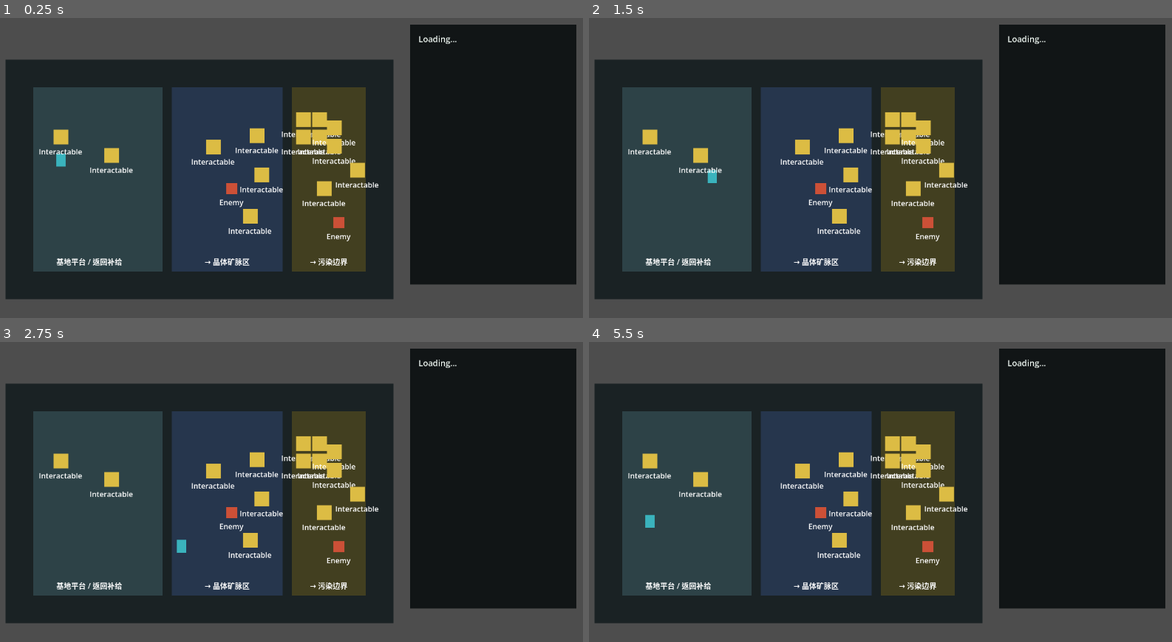
Above: before the commit, frames 1-4 (two rows, left to right).
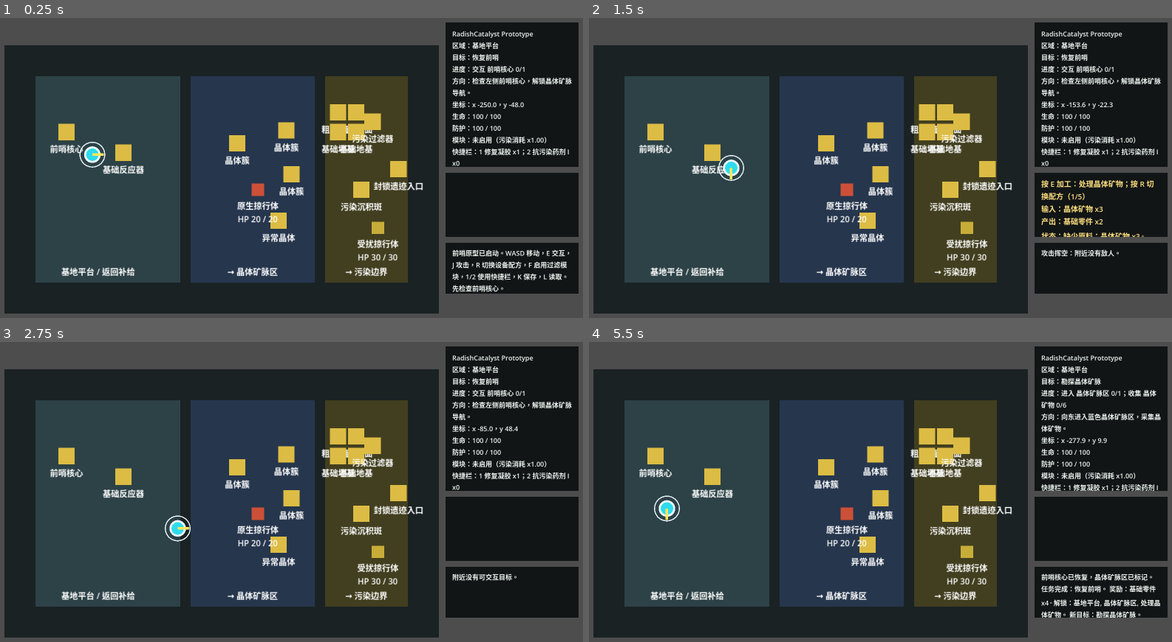
Above: after the commit, the same moments.

Repository: laugh0608/RadishCatalyst
Game: Godot game, scene res://scenes/boot/Boot.tscn
Same seed, same stepped clock (60 frames per second), same inputs: the game is played once before the commit and once after it.
Inputs:
- Up to frame 1 (0.25 s): no input
- Up to frame 2 (1.5 s): tap Enter at 0.5 s; hold D (move_right) 0.53-1.28 s; tap E (interact) at 0.6 s; hold S (move_down) from 1.28 s (still down); tap J (attack) at 1.35 s
- Up to frame 3 (2.75 s): tap E (interact) at 1.55, 2.3 s; release S (move_down) at 2.03 s; hold D (move_right) from 2.03 s (still down); tap R (cycle_recipe) at 2.1 s
- Up to frame 4 (5.5 s): release D (move_right) at 2.78 s; hold W (move_up) 2.78-3.53 s; tap E (interact) at 2.85, 3.8, 4.55, 5.3 s; hold A (move_left) 3.53-5.03 s; tap F (toggle_module) at 3.6 s; tap 1 (use_quick_slot_1) at 4.35 s; hold S (move_down) from 5.03 s (still down); tap 2 (use_quick_slot_2) at 5.1 s

The runs differ from the first frame. In frame 1, 34% of the frame differs, in the area x 0-100%, y 1-99%; in frame 2, 35%; in frame 3, 34%; in frame 4, 35%.
Error before the commit: Parse Error: Cannot infer the type of "should_enable" variable because the value doesn't have a set type. (res://scripts/map/vertical_slice_map.gd:96)

Commit message:
fix: 改善原型角色移动与 HUD 显示

Diff:
--- a/client/project.godot
+++ b/client/project.godot
@@ -17,8 +17,8 @@
 
 [display]
 
-window/size/viewport_width=1280
-window/size/viewport_height=720
+window/size/viewport_width=1600
+window/size/viewport_height=900
 
 [input]
 
--- a/client/scenes/actors/Player.tscn
+++ b/client/scenes/actors/Player.tscn
@@ -9,18 +9,12 @@
 radius = 34.0
 
 [node name="Player" type="CharacterBody2D"]
+z_index = 80
 script = ExtResource("1_player")
 
 [node name="CollisionShape2D" type="CollisionShape2D" parent="."]
 shape = SubResource("CircleShape2D_body")
 
-[node name="Sprite" type="ColorRect" parent="."]
-offset_left = -10.0
-offset_top = -14.0
-offset_right = 10.0
-offset_bottom = 14.0
-color = Color(0.227451, 0.701961, 0.741176, 1)
-
 [node name="InteractionRange" type="Area2D" parent="."]
 
 [node name="CollisionShape2D" type="CollisionShape2D" parent="InteractionRange"]
--- a/client/scenes/game/GameRoot.tscn
+++ b/client/scenes/game/GameRoot.tscn
@@ -8,6 +8,7 @@
 script = ExtResource("1_game_root")
 
 [node name="VerticalSliceMap" parent="." instance=ExtResource("2_map")]
-position = Vector2(440, 360)
+position = Vector2(610, 450)
+scale = Vector2(1.4, 1.4)
 
 [node name="PrototypeHud" parent="." instance=ExtResource("3_hud")]
--- a/client/scenes/maps/VerticalSliceMap.tscn
+++ b/client/scenes/maps/VerticalSliceMap.tscn
@@ -61,7 +61,7 @@
 horizontal_alignment = 1
 
 [node name="Player" parent="." instance=ExtResource("2_player")]
-position = Vector2(-300, -42)
+position = Vector2(-250, -48)
 
 [node name="Interactables" type="Node2D" parent="."]
 
--- a/client/scenes/ui/PrototypeHud.tscn
+++ b/client/scenes/ui/PrototypeHud.tscn
@@ -15,38 +15,59 @@
 [node name="PrototypeHud" type="CanvasLayer"]
 script = ExtResource("1_hud")
 
-[node name="PanelBackground" type="ColorRect" parent="."]
+[node name="StatusPanel" type="ColorRect" parent="."]
 anchor_left = 1.0
 anchor_right = 1.0
 offset_left = -384.0
 offset_top = 24.0
 offset_right = -24.0
-offset_bottom = 588.0
+offset_bottom = 416.0
 color = Color(0.0352941, 0.054902, 0.0588235, 0.88)
+clip_contents = true
 
-[node name="StatusLabel" type="Label" parent="PanelBackground"]
+[node name="StatusLabel" type="Label" parent="StatusPanel"]
 offset_left = 18.0
 offset_top = 18.0
 offset_right = 342.0
-offset_bottom = 306.0
+offset_bottom = 370.0
 text = "Loading..."
 label_settings = SubResource("LabelSettings_status")
 autowrap_mode = 3
 
-[node name="PromptLabel" type="Label" parent="PanelBackground"]
+[node name="PromptPanel" type="ColorRect" parent="."]
+anchor_left = 1.0
+anchor_right = 1.0
+offset_left = -384.0
+offset_top = 432.0
+offset_right = -24.0
+offset_bottom = 606.0
+color = Color(0.0352941, 0.054902, 0.0588235, 0.88)
+clip_contents = true
+
+[node name="PromptLabel" type="Label" parent="PromptPanel"]
 offset_left = 18.0
-offset_top = 330.0
+offset_top = 14.0
 offset_right = 342.0
-offset_bottom = 468.0
+offset_bottom = 158.0
 text = ""
 label_settings = SubResource("LabelSettings_prompt")
 autowrap_mode = 3
 
-[node name="LogLabel" type="Label" parent="PanelBackground"]
+[node name="LogPanel" type="ColorRect" parent="."]
+anchor_left = 1.0
+anchor_right = 1.0
+offset_left = -384.0
+offset_top = 622.0
+offset_right = -24.0
+offset_bottom = 760.0
+color = Color(0.0352941, 0.054902, 0.0588235, 0.88)
+clip_contents = true
+
+[node name="LogLabel" type="Label" parent="LogPanel"]
 offset_left = 18.0
-offset_top = 496.0
+offset_top = 14.0
 offset_right = 342.0
-offset_bottom = 560.0
+offset_bottom = 122.0
 text = ""
 label_settings = SubResource("LabelSettings_status")
 autowrap_mode = 3
--- a/client/scripts/actors/player_controller.gd
+++ b/client/scripts/actors/player_controller.gd
@@ -1,7 +1,14 @@
 extends CharacterBody2D
 class_name PlayerController
 
+const BODY_COLOR := Color(0.18, 0.86, 0.93, 1.0)
+const BODY_OUTLINE_COLOR := Color(0.93, 0.98, 1.0, 1.0)
+const DIRECTION_COLOR := Color(1.0, 0.9, 0.36, 1.0)
+
 @export var move_speed: float = 180.0
+
+var facing_direction := Vector2.RIGHT
+var block_positive_x_until_release := false
 
 signal interaction_requested
 signal attack_requested
@@ -12,13 +19,28 @@
 signal load_requested
 
 
+func _ready() -> void:
+	z_index = 80
+	queue_redraw()
+
+
 func _physics_process(_delta: float) -> void:
 	var input_vector := Input.get_vector("move_left", "move_right", "move_up", "move_down")
 	if input_vector == Vector2.ZERO:
 		input_vector = _get_keyboard_fallback_vector()
+	else:
+		facing_direction = input_vector.normalized()
+	if block_positive_x_until_release:
+		if input_vector.x <= 0.0:
+			block_positive_x_until_release = false
+		else:
+			input_vector.x = 0.0
 
 	velocity = input_vector * move_speed
 	move_and_slide()
+	if input_vector != Vector2.ZERO:
+		facing_direction = input_vector.normalized()
+		queue_redraw()
 
 	if Input.is_action_just_pressed("interact"):
 		interaction_requested.emit()
@@ -38,6 +60,30 @@
 		load_requested.emit()
 
 
+func _draw() -> void:
+	draw_circle(Vector2.ZERO, 16.0, BODY_OUTLINE_COLOR)
+	draw_circle(Vector2.ZERO, 12.0, BODY_COLOR)
+	draw_line(Vector2.ZERO, facing_direction * 22.0, DIRECTION_COLOR, 5.0)
+	draw_arc(Vector2.ZERO, 24.0, 0.0, TAU, 32, BODY_OUTLINE_COLOR, 2.0)
+
+
+func stop_positive_x_until_release() -> void:
+	block_positive_x_until_release = true
+	velocity.x = 0.0
+
+
+func clamp_to_play_bounds(minimum: Vector2, maximum: Vector2) -> void:
+	var clamped_position := Vector2(
+		clampf(position.x, minimum.x, maximum.x),
+		clampf(position.y, minimum.y, maximum.y)
+	)
+	if clamped_position.x != position.x:
+		velocity.x = 0.0
+	if clamped_position.y != position.y:
+		velocity.y = 0.0
+	position = clamped_position
+
+
 func _get_keyboard_fallback_vector() -> Vector2:
 	var x_axis := 0.0
 	var y_axis := 0.0
--- a/client/scripts/actors/prototype_enemy.gd
+++ b/client/scripts/actors/prototype_enemy.gd
@@ -14,10 +14,10 @@
 @onready var collision_shape: CollisionShape2D = $CollisionShape2D
 
 
-func setup(display_name: String, max_health: float, category: String = "basic") -> void:
-	self.display_name = display_name
-	self.max_health = max_health
-	health = max_health
+func setup(enemy_display_name: String, enemy_max_health: float, category: String = "basic") -> void:
+	display_name = enemy_display_name
+	max_health = enemy_max_health
+	health = enemy_max_health
 	defeated = false
 	collision_shape.disabled = false
 	sprite.color = _get_active_color(category)
--- a/client/scripts/game/game_root.gd
+++ b/client/scripts/game/game_root.gd
@@ -40,7 +40,10 @@
 func _process(_delta: float) -> void:
 	if world_state == null or character_state == null:
 		return
+	vertical_slice_map.update_current_interactable()
 	vertical_slice_map.update_region_presence(world_state, character_state)
+	character_state.position = vertical_slice_map.get_player_position()
+	_update_hud()
 
 
 func _on_player_interaction_requested() -> void:
--- a/client/scripts/map/vertical_slice_map.gd
+++ b/client/scripts/map/vertical_slice_map.gd
@@ -8,8 +8,11 @@
 
 const ATTACK_RANGE := 90.0
 const BASE_ATTACK_DAMAGE := 10.0
+const PLAYER_INTERACTION_RANGE := 96.0
 const POLLUTION_COUNTER_PRESSURE_MULT := 0.5
-const OUTPOST_RESPAWN_POSITION := Vector2(-300, -42)
+const OUTPOST_RESPAWN_POSITION := Vector2(-250, -48)
+const PLAY_BOUNDS_MIN := Vector2(-360, -200)
+const PLAY_BOUNDS_MAX := Vector2(360, 200)
 const CRYSTAL_REGION_X := -70.0
 const CRYSTAL_GATE_RETURN_X := -85.0
 const POLLUTION_GATE_X := 220.0
@@ -93,7 +96,7 @@
 		if interactable.single_use:
 			interactable.consumed = is_processed
 
-		var should_enable := not interactable.consumed
+		var should_enable: bool = not interactable.consumed
 		if interactable.interaction_type == "process_recipe" and interactable.definition_id == "building.pollution_filter":
 			should_enable = should_enable and world_state.has_base_structure_definition("building.pollution_filter")
 
@@ -101,6 +104,20 @@
 		if current_interactable == interactable and not should_enable:
 			current_interactable = null
 			interaction_cleared.emit(interactable)
+	update_current_interactable()
+
+
+func update_current_interactable() -> void:
+	var nearest_interactable := _get_nearest_interactable()
+	if nearest_interactable == current_interactable:
+		return
+
+	var previous_interactable := current_interactable
+	current_interactable = nearest_interactable
+	if previous_interactable != null:
+		interaction_cleared.emit(previous_interactable)
+	if current_interactable != null:
+		interaction_available.emit(current_interactable)
 
 
 func try_cycle_recipe() -> Dictionary:
@@ -228,7 +245,7 @@
 
 func apply_runtime_state(world_state: WorldState, character_state: CharacterState) -> void:
 	current_interactable = null
-	player.global_position = character_state.position
+	player.position = character_state.position
 	last_reported_region_id = world_state.current_region_id
 	last_gate_message = ""
 	sync_enemy_states(world_state)
@@ -236,13 +253,17 @@
 
 
 func get_player_position() -> Vector2:
-	return player.global_position
+	return player.position
 
 
 func update_region_presence(world_state: WorldState, character_state: CharacterState) -> void:
-	var region_id := _get_region_id_for_position(player.global_position)
+	player.clamp_to_play_bounds(PLAY_BOUNDS_MIN, PLAY_BOUNDS_MAX)
+	apply_region_gate_bounds(world_state)
+
+	var region_id := _get_region_id_for_position(player.position)
 	if region_id == "region.crystal_vein_field" and not world_state.unlocked_region_ids.has(region_id):
-		player.global_position.x = CRYSTAL_GATE_RETURN_X
+		player.position.x = CRYSTAL_GATE_RETURN_X
+		player.stop_positive_x_until_release()
 		var message := "晶体矿脉区尚未标记：先检查前哨核心，恢复基础导航。"
 		if message != last_gate_message:
 			last_gate_message = message
@@ -250,7 +271,8 @@
 		return
 
 	if region_id == "region.pollution_edge" and not world_state.unlocked_region_ids.has(region_id):
-		player.global_position.x = POLLUTION_GATE_RETURN_X
+		player.position.x = POLLUTION_GATE_RETURN_X
+		player.stop_positive_x_until_release()
 		var message := "污染边界尚未稳定：先扩建处理点并启用基础过滤模块。"
 		if message != last_gate_message:
 			last_gate_message = message
@@ -265,6 +287,21 @@
 	world_state.current_region_id = region_id
 	character_state.current_region_id = region_id
 	region_changed.emit(region_id)
+
+
+func apply_region_gate_bounds(world_state: WorldState) -> void:
+	if not world_state.unlocked_region_ids.has("region.crystal_vein_field") and player.position.x > CRYSTAL_GATE_RETURN_X:
+		player.position.x = CRYSTAL_GATE_RETURN_X
+		player.stop_positive_x_until_release()
+		return
+
+	if (
+		not world_state.unlocked_region_ids.has("region.pollution_edge")
+		and player.position.x > POLLUTION_GATE_RETURN_X
+		and player.position.y >= POLLUTION_DEEP_Y
+	):
+		player.position.x = POLLUTION_GATE_RETURN_X
+		player.stop_positive_x_until_release()
 
 
 func _get_display_name(definition_id: String) -> String:
@@ -299,15 +336,31 @@
 func _on_interactable_body_entered(body: Node2D, interactable: PrototypeInteractable) -> void:
 	if body != player or not interactable.can_interact():
 		return
-	current_interactable = interactable
-	interaction_available.emit(interactable)
+	update_current_interactable()
 
 
 func _on_interactable_body_exited(body: Node2D, interactable: PrototypeInteractable) -> void:
 	if body != player or current_interactable != interactable:
 		return
-	current_interactable = null
-	interaction_cleared.emit(interactable)
+	update_current_interactable()
+
+
+func _get_nearest_interactable() -> PrototypeInteractable:
+	var nearest_interactable: PrototypeInteractable = null
+	var nearest_distance := INF
+
+	for interactable in interactables_root.get_children():
+		if not interactable is PrototypeInteractable or not interactable.can_interact():
+			continue
+
+		var distance := player.position.distance_to(interactable.position)
+		if distance > PLAYER_INTERACTION_RANGE or distance >= nearest_distance:
+			continue
+
+		nearest_interactable = interactable
+		nearest_distance = distance
+
+	return nearest_interactable
 
 
 func _get_nearest_attack_target() -> PrototypeEnemy:
@@ -318,7 +371,7 @@
 		if not enemy is PrototypeEnemy or not enemy.can_be_attacked():
 			continue
 
-		var distance := player.global_position.distance_to(enemy.global_position)
+		var distance := player.position.distance_to(enemy.position)
 		if distance > ATTACK_RANGE or distance >= nearest_distance:
 			continue
 
@@ -416,7 +469,7 @@
 	world_state.current_region_id = "region.outpost_platform"
 	character_state.health = maxf(character_state.health, character_state.max_health * 0.6)
 	character_state.protection = maxf(character_state.protection, character_state.max_protection * 0.4)
-	player.global_position = OUTPOST_RESPAWN_POSITION
+	player.position = OUTPOST_RESPAWN_POSITION
 
 	return " %s已撤回前哨；生命恢复到 %s，防护恢复到 %s。%s" % [
 		_get_evacuation_reason(health_depleted, protection_depleted),
@@ -456,9 +509,9 @@
 	return "enemy_instance.%s" % String(enemy.name).to_snake_case()
 
 
-func _get_region_id_for_position(position: Vector2) -> String:
-	if position.x >= POLLUTION_GATE_X and position.y >= POLLUTION_DEEP_Y:
+func _get_region_id_for_position(map_position: Vector2) -> String:
+	if map_position.x >= POLLUTION_GATE_X and map_position.y >= POLLUTION_DEEP_Y:
 		return "region.pollution_edge"
-	if position.x >= CRYSTAL_REGION_X:
+	if map_position.x >= CRYSTAL_REGION_X:
 		return "region.crystal_vein_field"
 	return "region.outpost_platform"
--- a/client/scripts/state/character_state.gd
+++ b/client/scripts/state/character_state.gd
@@ -11,7 +11,7 @@
 var protection: float = 100.0
 var max_protection: float = 100.0
 var current_region_id: String = "region.outpost_platform"
-var position: Vector2 = Vector2(-300, -42)
+var position: Vector2 = Vector2(-250, -48)
 var equipment: Dictionary = {
 	"tool": "equipment.basic_tool",
 	"suit": "equipment.basic_suit",
@@ -127,11 +127,11 @@
 	state.protection = float(data.get("protection", 100.0))
 	state.max_protection = float(data.get("max_protection", 100.0))
 	state.current_region_id = String(data.get("current_region_id", "region.outpost_platform"))
-	var position_data = data.get("position", {"x": -300.0, "y": -42.0})
+	var position_data = data.get("position", {"x": -250.0, "y": -48.0})
 	if position_data is Dictionary:
 		state.position = Vector2(
-			float(position_data.get("x", -300.0)),
-			float(position_data.get("y", -42.0))
+			float(position_data.get("x", -250.0)),
+			float(position_data.get("y", -48.0))
 		)
 	var equipment_data = data.get("equipment", state.equipment)
 	if equipment_data is Dictionary:
--- a/client/scripts/ui/prototype_hud.gd
+++ b/client/scripts/ui/prototype_hud.gd
@@ -1,9 +1,9 @@
 extends CanvasLayer
 class_name PrototypeHud
 
-@onready var status_label: Label = $PanelBackground/StatusLabel
-@onready var prompt_label: Label = $PanelBackground/PromptLabel
-@onready var log_label: Label = $PanelBackground/LogLabel
+@onready var status_label: Label = $StatusPanel/StatusLabel
+@onready var prompt_label: Label = $PromptPanel/PromptLabel
+@onready var log_label: Label = $LogPanel/LogLabel
 
 
 func update_status(data_registry: DataRegistry, world_state: WorldState, character_state: CharacterState) -> void:
@@ -17,6 +17,7 @@
 		"目标：%s" % _format_goal_name(data_registry, world_state, active_quest_id),
 		"进度：%s" % _format_active_quest_progress(data_registry, world_state, active_quest_id),
 		"方向：%s" % _format_direction_hint(world_state, character_state, active_quest_id),
+		"坐标：x %.1f，y %.1f" % [character_state.position.x, character_state.position.y],
 		"生命：%.0f / %.0f" % [character_state.health, character_state.max_health],
 		"防护：%.0f / %.0f" % [character_state.protection, character_state.max_protection],
 		"模块：%s（污染消耗 x%.2f）" % [
